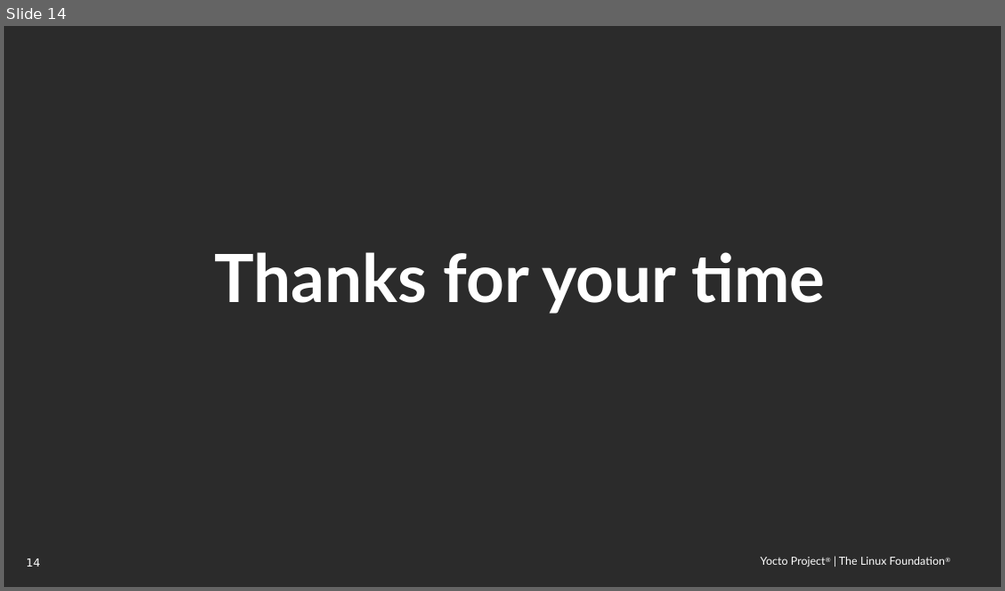
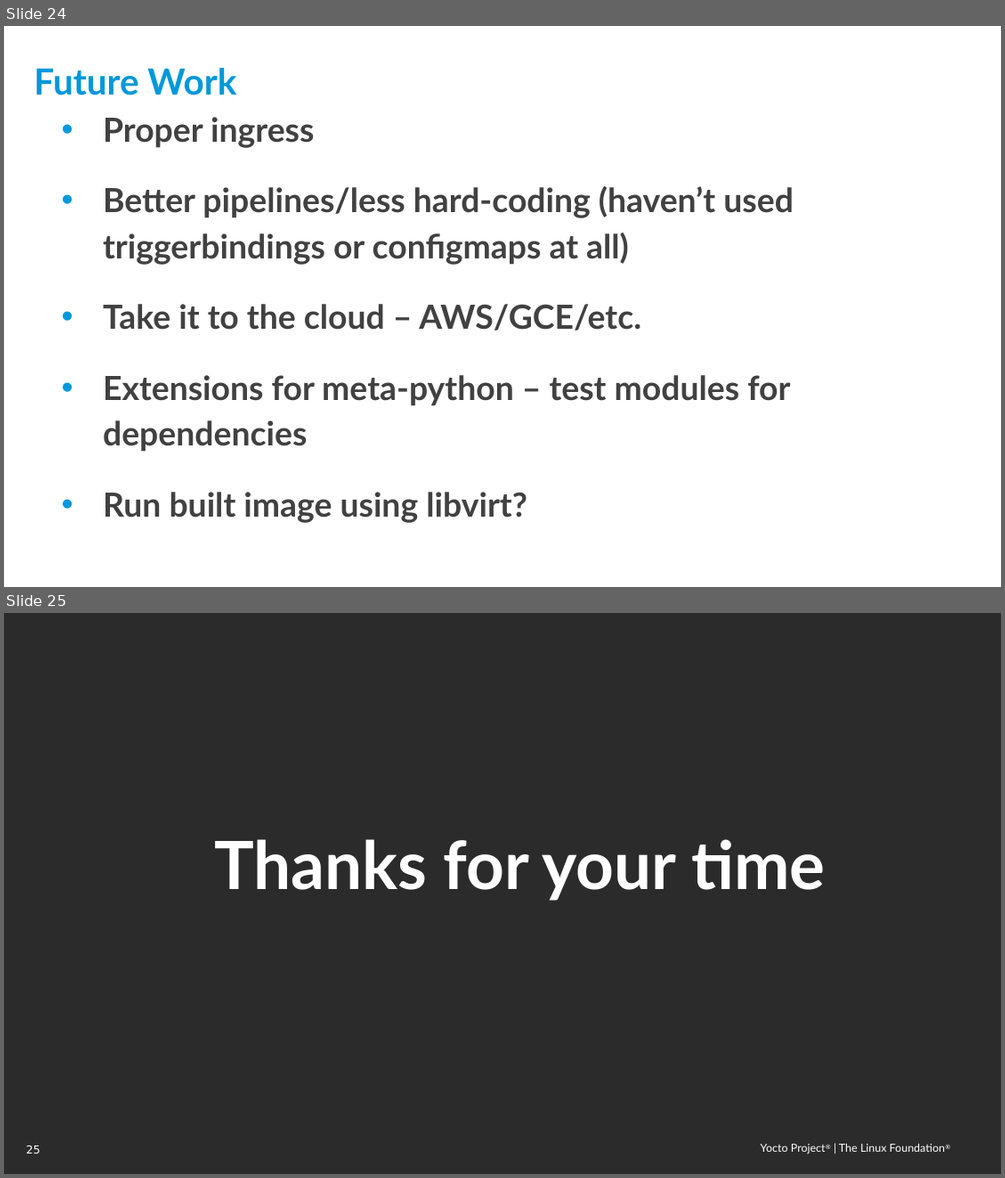
Before and after one commit to threexc/yocto-tekton, a slide deck: yddtalk/YP_DevDay_k8s_tekton.odp. Shown one above the other, each under a label of ours: slide 14 before the commit, slides 24 and 25 after it. The pictures are 1005x591 and 1005x1178 pixels, drawn with LibreOffice and Linux fonts; fonts in the diff are those of the drawing; background and template pictures are left out; a plain dark background stands for a picture behind light text. Boxes give left, top, right and bottom in pixels: in the first picture for what was removed or moved away, otherwise in the second. Text is boxed around its words. In the diff, an @@ line names an element or a change of style, - is before the commit and + after.

```diff
--- a/yddtalk/YP_DevDay_k8s_tekton.odp
+++ b/yddtalk/YP_DevDay_k8s_tekton.odp
@@ slide 24 added at bbox=[4, 26, 1001, 587], background picture (left out); not listed: 2 template elements that a slide beside it also shows @@
@@ title added at bbox=[34, 68, 236, 95], 26 pt, text #0098DB, bold @@
+Future Work
@@ text added at bbox=[103, 117, 793, 523], 24 pt, text #414141, bold @@
+• Proper ingress
+• Better pipelines/less hard-coding (haven’t used triggerbindings or configmaps at all)
+• Take it to the cloud – AWS/GCE/etc.
+• Extensions for meta-python – test modules for dependencies
+• Run built image using libvirt?
@@ what was slide 14 is now slide 25 @@
@@ page number at bbox=[26, 1145, 40, 1153]: text changed @@
-14
+25
```
Also in this commit, not shown: 3 slides changed, 11 other slides added, 1 slide removed.
